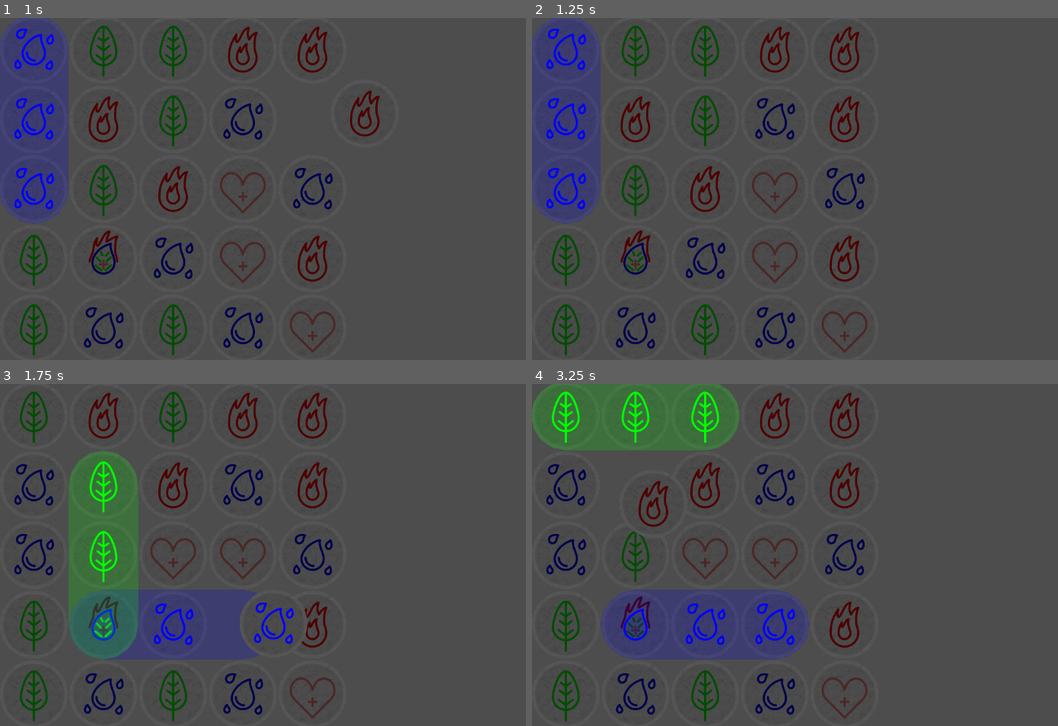
Above: before the commit, frames 1-4 (two rows, left to right).
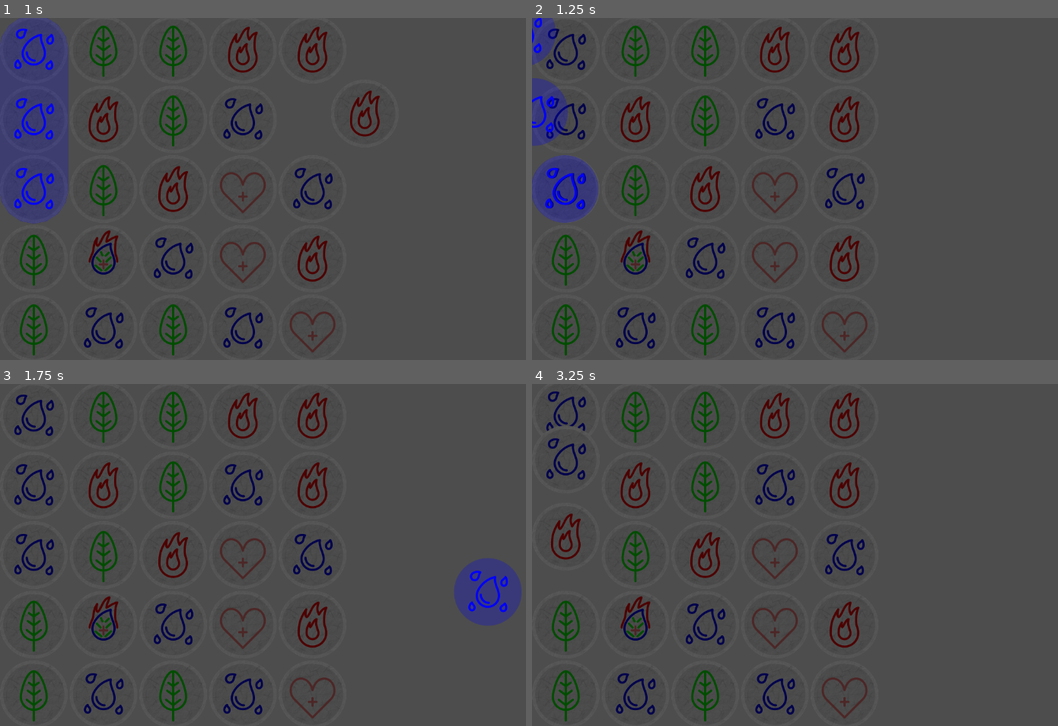
Above: after the commit, the same moments.

Repository: xorblo-doitus/Alygn
Game: Godot game, scene res://board/board.tscn
The game is run twice, just before and just after one commit, with the same random seed, the same clock (stepped at 60 frames per second) and the same inputs.
Inputs (mouse positions are in pixels of both pictures, inside the frame that each line leads up to):
- Up to frame 1 (1 s): tap Enter at 0.5 s; drag from (31, 48) to (362, 113) at 0.52 s
- Up to frame 2 (1.25 s): no input
- Up to frame 3 (1.75 s): drag from (31, 414) to (273, 623) at 1.27 s
- Up to frame 4 (3.25 s): move the mouse to (563, 414) at 2.02 s; click (563, 414) at 2.17 s; tap Space at 2.75 s; drag from (637, 414) to (652, 503) at 2.77 s

Frame 1 is identical in both runs. In frame 2, 4.5% of the frame differs, in the area x 0-14%, y 0-61%; in frame 3, 16%; in frame 4, 17%, in the area x 0-53%, y 0-81%.

Commit message:
Added scoring and refilling the grid

Diff:
--- a/board/board.gd
+++ b/board/board.gd
@@ -14,3 +14,10 @@
 		lines.add_child(new_line_sprite)
 		new_line_sprite.set_visuals(line, grid)
 		new_line_sprite.width = grid.token_size.x + 4
+
+
+func _on_grid_state_changed() -> void:
+	pass
+	#if grid._state == Grid.State.SCORING:
+		#for child in lines.get_children():
+			#child.queue_free()
--- a/board/board.tscn
+++ b/board/board.tscn
@@ -28,3 +28,4 @@
 [node name="Lines" type="Node2D" parent="."]
 
 [connection signal="matches_changed" from="VBoxContainer/Grid" to="." method="_on_grid_matches_changed"]
+[connection signal="state_changed" from="VBoxContainer/Grid" to="." method="_on_grid_state_changed"]
--- a/board/grid/grid.gd
+++ b/board/grid/grid.gd
@@ -2,31 +2,49 @@
 extends GridContainer
 
 
+signal state_changed()
 signal matches_changed(matches: Array[TokenLine])
+
+
+enum State {
+	NONE,
+	DRAGGABLE,
+	DRAGGING,
+	SCORING,
+	FILLING,
+}
 
 
 @export var rows: int = 5
 @export var token_size: Vector2 = Vector2(128, 128):
 	set(new):
 		token_size = new
-		_token_size_with_margin = token_size + Vector2(
-			get_theme_constant("h_separation"),
-			get_theme_constant("v_separation"),
-		)
+		#_token_size_with_margin = token_size + Vector2(
+			#get_theme_constant("h_separation"),
+			#get_theme_constant("v_separation"),
+		#)
 @export var minimum_token_alignement: int = 3
 
 
+var _state: State = State.DRAGGABLE:
+	set(new):
+		_state = new
+		state_changed.emit()
+
+var _player_deck: Array[Token] = Grid._get_default_deck()
+
+# Dragging vars
 var _currently_dragged: TokenSprite
 var _dragged_global_position: Vector2
 var _drag_offset: Vector2
 var _swap_screen_pos: Vector2
-var _token_size_with_margin: Vector2
+#var _token_size_with_margin: Vector2
 
 
 func _ready() -> void:
 	_build_sprites()
 
-	var grid: Array[Token] = _generate_grid_without_alignement(Grid._get_default_deck())
+	var grid: Array[Token] = _generate_grid_without_alignement(_player_deck)
 	for index in grid.size():
 		get_token_sprite(index).token = grid[index]
 
@@ -67,7 +85,10 @@
 			_currently_dragged.set_visual_screen_position(_dragged_global_position)
 	if event is InputEventMouseButton:
 		if not event.pressed and event.button_index == MOUSE_BUTTON_LEFT:
-			undrag()
+			if _state == State.DRAGGING:
+				undrag()
+				if _matches_cache:
+					scores()
 
 
 func _build_sprites() -> void:
@@ -85,9 +106,10 @@
 
 
 func drag(token_sprite: TokenSprite) -> void:
-	if _currently_dragged:
+	if _state != State.DRAGGABLE:
 		return
 
+	_state = State.DRAGGING
 	_currently_dragged = token_sprite
 	_swap_screen_pos = get_global_mouse_position()
 	_drag_offset = token_sprite.get_visual_screen_position() - get_global_mouse_position()
@@ -95,12 +117,70 @@
 
 
 func undrag() -> void:
-	if _currently_dragged == null:
+	if _state != State.DRAGGING:
 		return
 
 	_currently_dragged.dragged = false
 	_currently_dragged.reset_visual_screen_position()
 	_currently_dragged = null
+
+	_state = State.DRAGGABLE
+
+
+func scores() -> void:
+	if _state != State.NONE and _state != State.DRAGGABLE:
+		return
+
+	_state = State.SCORING
+
+	#var token_activation_count: Dictionary = {}
+	#for token_line in _matches_cache:
+		#for index in token_line.index:
+			#var token_sprite: TokenSprite = get_token_sprite(index)
+			#token_activation_count[token_sprite] = token_activation_count.get(token_sprite, 0) + 1
+
+	var activated_tokens: Array[TokenSprite] = []
+	for token_line in _matches_cache:
+		token_line.scored.emit()
+		for index in token_line.index:
+			var token_sprite: TokenSprite = get_token_sprite(index)
+			if token_sprite not in activated_tokens:
+				activated_tokens.push_back(token_sprite)
+			token_sprite.scores(Vector2(860, 330), token_line.type)
+			await get_tree().create_timer(0.1).timeout
+		await get_tree().create_timer(0.5).timeout
+
+	for token_sprite in activated_tokens:
+		_player_deck.push_back(token_sprite.token)
+		token_sprite.fall()
+		await get_tree().create_timer(0.1).timeout
+	await get_tree().create_timer(0.6).timeout
+
+	_state = State.NONE
+	refill(activated_tokens, _player_deck)
+
+
+func refill(sprites: Array[TokenSprite], deck: Array[Token]) -> void:
+	if _state != State.NONE and _state != State.DRAGGABLE:
+		return
+
+	_state = State.FILLING
+
+	deck.shuffle()
+	for sprite in sprites:
+		sprite.token = deck.pop_back()
+		sprite.adapt_visual_to_type()
+		sprite.refill()
+		await get_tree().create_timer(0.1).timeout
+	await get_tree().create_timer(0.6).timeout
+
+	check()
+	_state = State.DRAGGABLE
+
+	if _matches_cache:
+		scores()
+
+
 
 
 func index_to_coord(index: int) -> Vector2i:
@@ -156,6 +236,7 @@
 	check()
 
 
+var _matches_cache: Array[TokenLine] = []
 func check() -> void:
 	var matches: Array[TokenLine] = []
 
@@ -174,6 +255,7 @@
 		matches.append_array(check_line(index))
 
 	update_tokens_active_types(matches)
+	_matches_cache = matches
 	matches_changed.emit(matches)
 
 
--- a/board/grid/token/token.gd
+++ b/board/grid/token/token.gd
@@ -28,8 +28,9 @@
 		active_type_changed.emit()
 
 
-func _init(i_type: Type = type) -> void:
+func _init(i_type: Type = type, i_active_type: Type = active_type) -> void:
 	type = i_type
+	active_type = i_active_type
 
 
 func randomize_type() -> void:
--- a/board/grid/token/token_sprite/token_sprite.gd
+++ b/board/grid/token/token_sprite/token_sprite.gd
@@ -42,7 +42,9 @@
 			visual.z_index = 0
 
 @onready var visual: Control = $Visual
+@onready var background: TextureRect = $Visual/Background
 @onready var elements: Control = $Visual/Elements
+@onready var scoring: Node = $Scoring
 
 
 func _ready() -> void:
@@ -59,6 +61,53 @@
 
 func set_visual_screen_position(screen_position: Vector2) -> void:
 	visual.global_position = screen_position
+
+
+func scores(to: Vector2, type: Token.Type, tween_duration: float = 0.5) -> void:
+	var scoring_sprite: TokenSprite = preload("res://board/grid/token/token_sprite/token_sprite.tscn").instantiate()
+	scoring_sprite.token = Token.new(type, type)
+	scoring.add_child(scoring_sprite)
+	scoring_sprite.background.texture = preload("res://board/grid/token/token_sprite/sprites/scoring_background.png")
+	scoring_sprite.background.modulate = Token.get_color(type)
+	scoring_sprite.background.modulate.a /= 4.0
+	scoring_sprite.z_index += 2
+	@warning_ignore("int_as_enum_without_cast")
+	token.active_type -= (type & token.active_type)
+
+	create_tween().tween_property(
+		scoring_sprite,
+		"global_position",
+		to,
+		tween_duration
+	).set_ease(Tween.EASE_IN).set_trans(Tween.TRANS_BACK).finished.connect(scoring_sprite.queue_free)
+
+
+func fall() -> void:
+	create_tween().tween_property(
+		visual,
+		"global_position:y",
+		get_viewport_rect().end.y,
+		0.5
+	).set_ease(Tween.EASE_IN).set_trans(Tween.TRANS_BACK)
+
+	create_tween().tween_property(
+		visual,
+		"global_position:x",
+		visual.global_position.x + randf_range(-256, 256),
+		0.5
+	).set_ease(Tween.EASE_IN).set_trans(Tween.TRANS_QUINT)
+
+
+func refill() -> void:
+	visual.position.x = 0
+	visual.global_position.y = get_viewport_rect().position.y - visual.size.y
+
+	create_tween().tween_property(
+		visual,
+		"position",
+		Vector2.ZERO,
+		0.5
+	).set_ease(Tween.EASE_OUT).set_trans(Tween.TRANS_BOUNCE)
 
 
 func get_visual_screen_position() -> Vector2:
--- a/board/grid/token/token_sprite/token_sprite.tscn
+++ b/board/grid/token/token_sprite/token_sprite.tscn
@@ -22,7 +22,7 @@
 grow_vertical = 2
 mouse_filter = 2
 
-[node name="Token" type="TextureRect" parent="Visual"]
+[node name="Background" type="TextureRect" parent="Visual"]
 layout_mode = 1
 anchors_preset = 15
 anchor_right = 1.0
@@ -50,3 +50,12 @@
 grow_horizontal = 2
 grow_vertical = 2
 mouse_filter = 2
+
+[node name="Scoring" type="Control" parent="."]
+layout_mode = 1
+anchors_preset = 15
+anchor_right = 1.0
+anchor_bottom = 1.0
+grow_horizontal = 2
+grow_vertical = 2
+mouse_filter = 2
--- a/board/grid/token_line/token_line.gd
+++ b/board/grid/token_line/token_line.gd
@@ -1,5 +1,8 @@
 class_name TokenLine
 extends RefCounted
+
+
+signal scored
 
 
 var index: Array[int] = []
--- a/board/grid/token_line/token_line_sprite.gd
+++ b/board/grid/token_line/token_line_sprite.gd
@@ -11,6 +11,8 @@
 func set_visuals(token_line: TokenLine, grid: Grid) -> void:
 	clear_points()
 
+	token_line.scored.connect(queue_free)
+
 	for index in token_line.index:
 		add_point(to_local(grid.get_token_sprite(index).get_global_center()))
 
--- a/raw_assets/image/sprite/token.svg
+++ b/raw_assets/image/sprite/token.svg
@@ -30,15 +30,15 @@
      borderlayer="true"
      labelstyle="default"
      inkscape:clip-to-page="false"
-     inkscape:zoom="0.35355339"
-     inkscape:cx="154.14928"
-     inkscape:cy="-294.15642"
+     inkscape:zoom="2.8284271"
+     inkscape:cx="-76.190756"
+     inkscape:cy="79.903067"
      inkscape:window-width="1920"
      inkscape:window-height="991"
      inkscape:window-x="-9"
      inkscape:window-y="-9"
      inkscape:window-maximized="1"
-     inkscape:current-layer="layer1"
+     inkscape:current-layer="g8-1"
      showguides="false">
     <inkscape:page
        x="0"
@@ -121,6 +121,18 @@
        margin="0"
        bleed="0"
        inkscape:label="combining_heal" />
+    <inkscape:page
+       x="-44.151726"
+       y="-8.5058593e-07"
+       width="33.866665"
+       height="33.866669"
+       id="page2"
+       margin="0"
+       bleed="0"
+       inkscape:label="scoring_background"
+       inkscape:export-filename="..\..\..\board\grid\token\token_sprite\sprites\scoring_background.png"
+       inkscape:export-xdpi="96"
+       inkscape:export-ydpi="96" />
   </sodipodi:namedview>
   <defs
      id="defs1">
@@ -346,6 +358,18 @@
          r="16.933332"
          inkscape:label="texture" />
     </g>
+    <g
+       id="g8-1"
+       inkscape:label="scoring_background"
+       transform="translate(-44.151726)">
+      <circle
+         style="fill:#ffffff;fill-opacity:1;stroke-width:1.05833;stroke-linecap:round;stroke-linejoin:round"
+         id="circle2"
+         cx="16.933332"
+         cy="16.933332"
+         r="16.933332"
+         inkscape:label="bg" />
+    </g>
     <use
        x="0"
        y="0"
Binary file added: board/grid/token/token_sprite/sprites/scoring_background.png
Not shown, added: board/grid/token/token_sprite/sprites/scoring_background.png.import
